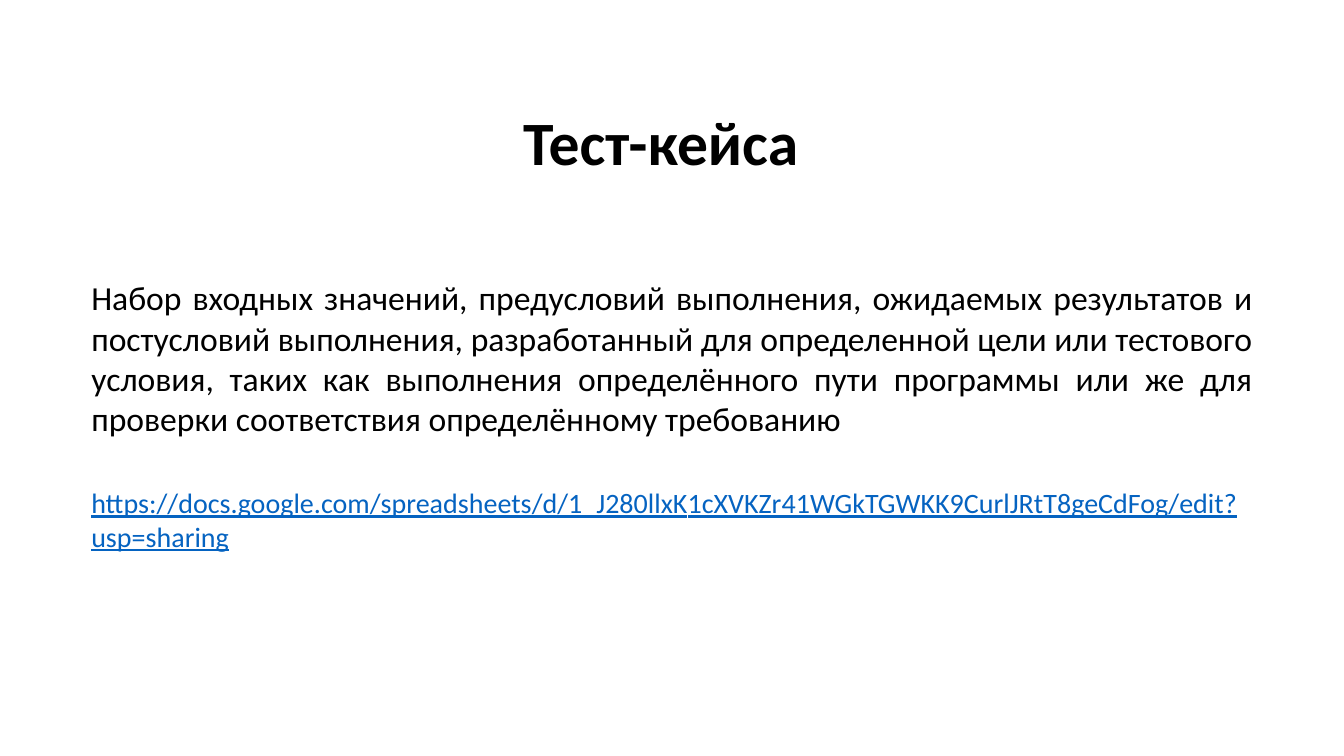
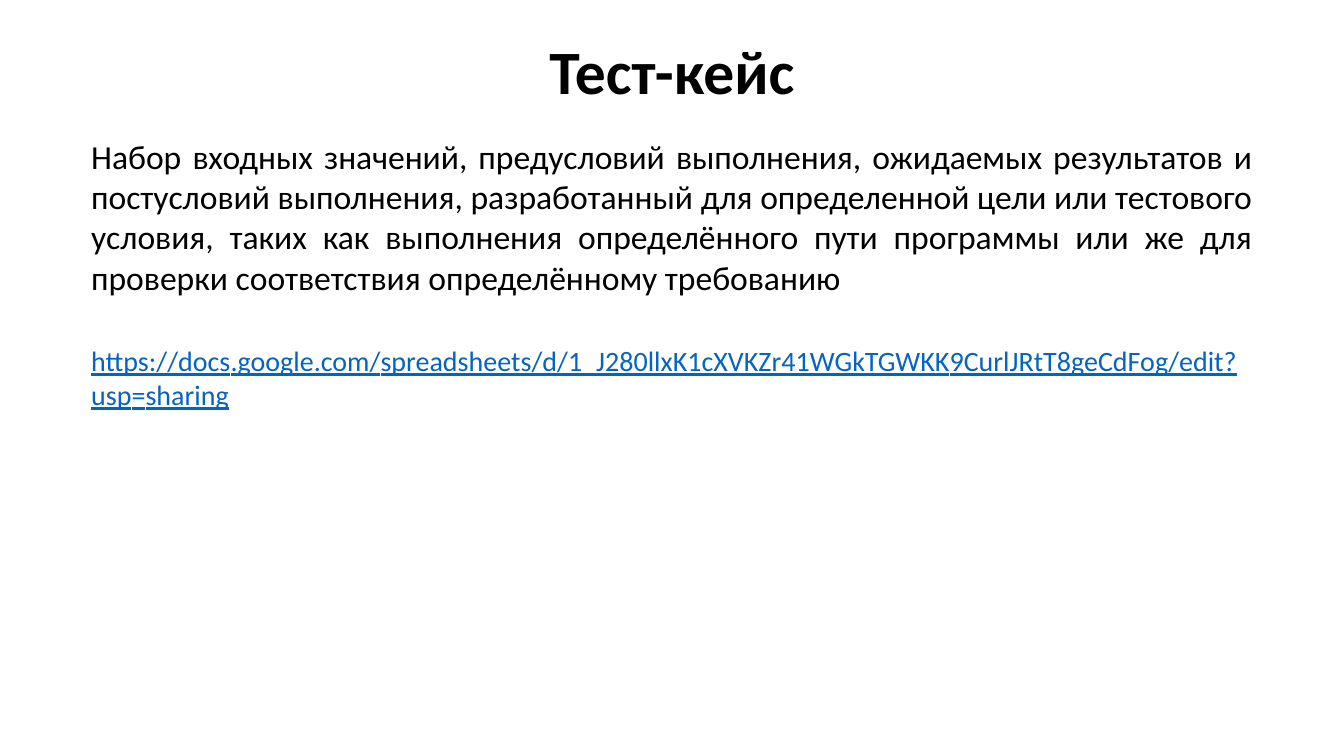
Before and after one commit to Kolonin-Gleb/Testing-automatization, a slide deck: slide 2 of College lectures/5_artifacts_testing_lec_v1.pptx. Drawn at 1344x756 pixels with LibreOffice and Linux fonts; fonts in the diff are those of the drawing. Boxes give left, top, right and bottom in pixels: in the first picture for what was removed or moved away, otherwise in the second. Text is boxed around its words. In the diff, an @@ line names an element or a change of style, - is before the commit and + after.

```diff
--- a/College lectures/5_artifacts_testing_lec_v1.pptx
+++ b/College lectures/5_artifacts_testing_lec_v1.pptx
@@ title at (549,52,794,95): text changed @@
-Тест-кейса
+Тест-кейс
@@ text "Набор входных значений, предусловий выполнения, ...": place and size @@
-text "Набор входных значений, предусловий выполнения, ..." at (91,287,1252,552)
+text "Набор входных значений, предусловий выполнения, ..." at (91,146,1252,410)
```
Also in this commit, not shown: 1 other slide changed, 1 other file.
